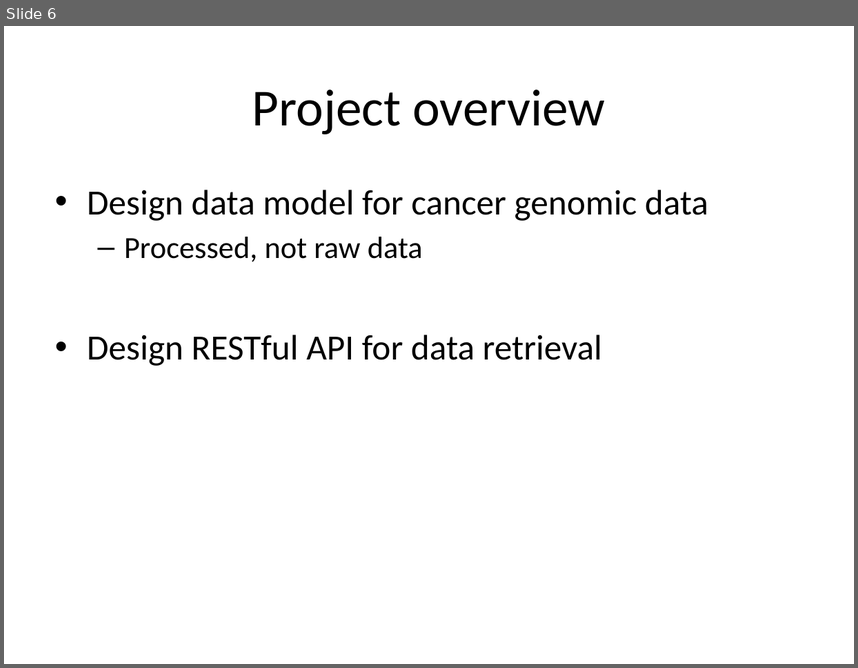
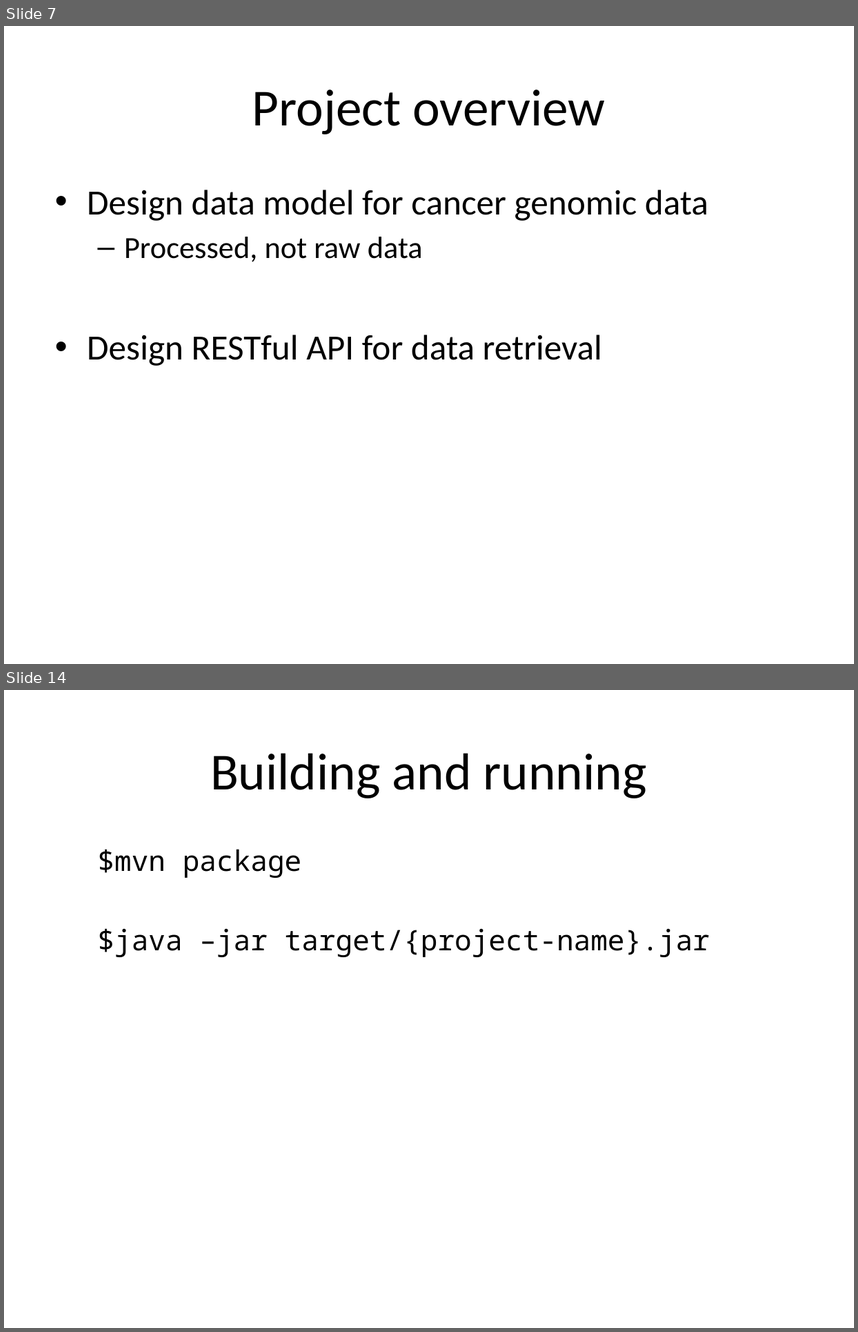
Before and after one commit to oncoblocks/gsoc-data-warehouse, a slide deck: docs/Gsoc_midterm_demo_070715.pptx. Shown one above the other, each under a label of ours: slide 6 before the commit, slides 7 and 14 after it; the slides between them are not shown. The pictures are 858x668 and 858x1332 pixels, drawn with LibreOffice and Linux fonts; fonts in the diff are those of the drawing. Boxes give left, top, right and bottom in pixels: in the first picture for what was removed or moved away, otherwise in the second. Text is boxed around its words. In the diff, an @@ line names an element or a change of style, - is before the commit and + after.

```diff
--- a/docs/Gsoc_midterm_demo_070715.pptx
+++ b/docs/Gsoc_midterm_demo_070715.pptx
@@ slide 14 added at (4,690,854,1328), background #FFFFFF @@
@@ title added at (210,753,647,798), 44 pt, text #000000 @@
+Building and running
@@ text added at (98,849,710,957), 24 pt, text #000000 @@
+$mvn package
+$java –jar target/{project-name}.jar
@@ what was slide 6 is now slide 7 @@
```
Also in this commit, not shown: 4 slides changed, 6 other slides added, 2 other files.
